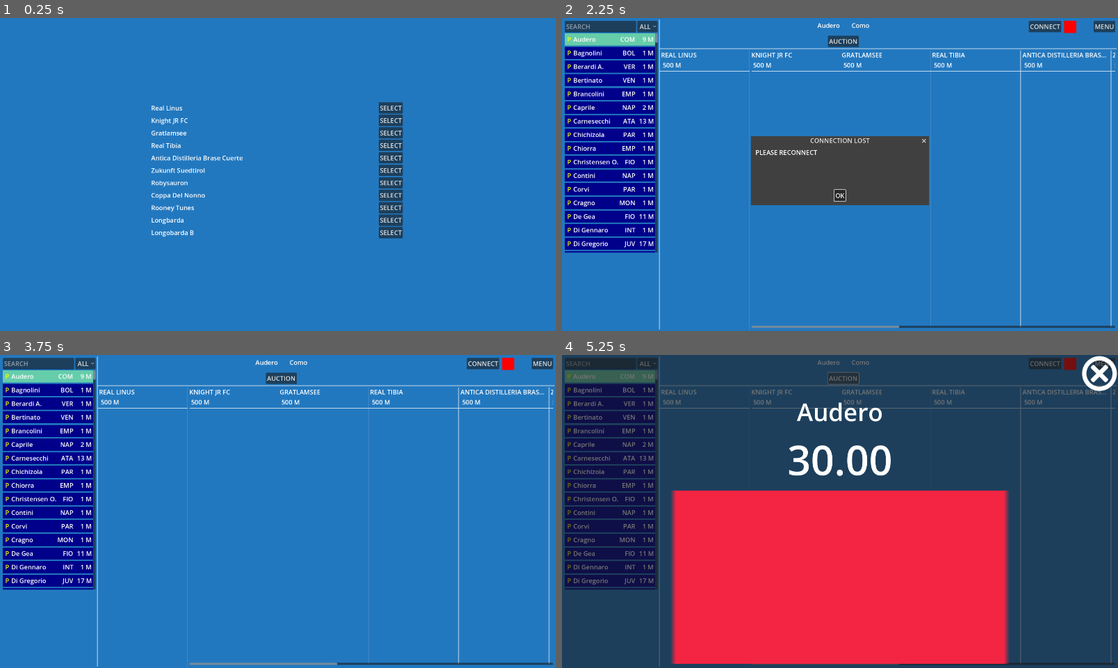
Above: before the commit, frames 1-4 (two rows, left to right).
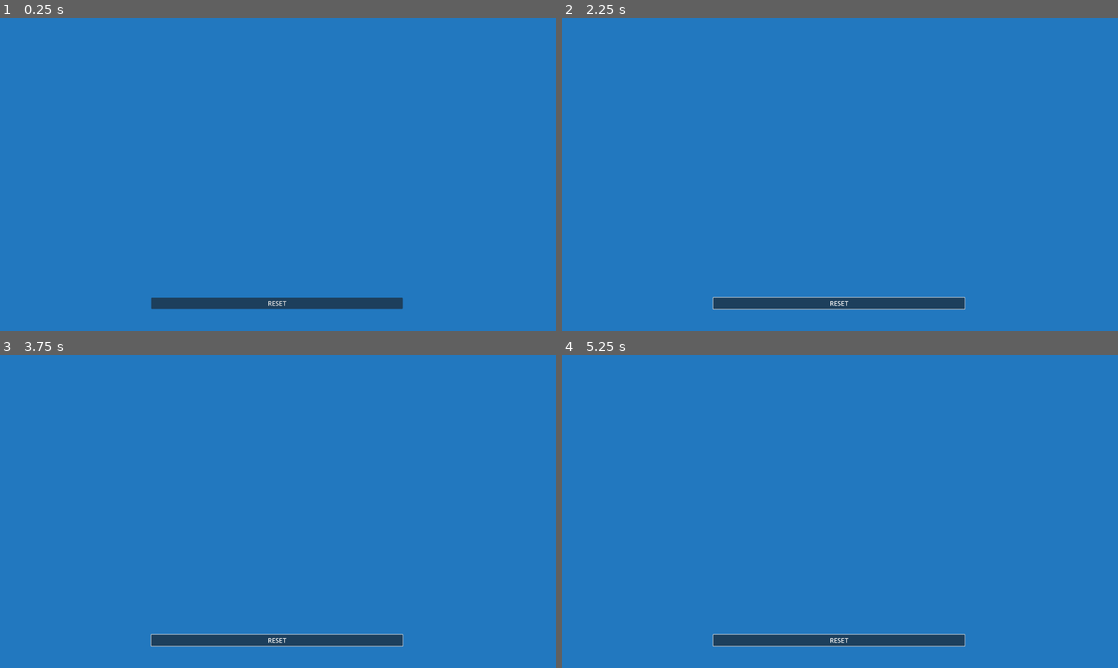
Above: after the commit, the same moments.

Repository: dulvui/condor
Game: Godot game, scene res://src/screens/menu/menu.tscn
Same seed, same stepped clock (60 frames per second), same inputs: the game is played once before the commit and once after it.
Inputs (mouse positions are in pixels of both pictures, inside the frame that each line leads up to):
- Up to frame 1 (0.25 s): no input
- Up to frame 2 (2.25 s): click (840, 302) at 0.5 s, where only the run after the commit has a clickable "RESET"; click (856, 180) at 1.25 s, where only the run after the commit has a clickable "OK"; click (951, 108) at 2 s, where only the run before the commit has a clickable "SELECT"
- Up to frame 3 (3.75 s): click (544, 364) at 2.75 s, where only the run before the commit has a clickable "MENU"; click (278, 533) at 3.5 s, where only the run before the commit has a clickable "OK"
- Up to frame 4 (5.25 s): click (645, 364) at 4.25 s, where only the run before the commit has a clickable "ALL"; click (845, 376) at 5 s, where only the run before the commit has a clickable "AUCTION"

The runs differ from the first frame. In frame 1, 4.2% of the frame differs, in the area x 27-73%, y 26-94%; in frame 2, 24%; in frame 3, 17%; in frame 4, 100%, in the area x 0-100%, y 0-100%.
Error after the commit: Trying to assign an array of type "Array" to a variable of type "Array[Team]". (res://src/config.gd:35)

Commit message:
fetch teams from admin and remove defualt teams

Diff:
--- a/app/src/classes/team.gd
+++ b/app/src/classes/team.gd
@@ -17,7 +17,7 @@
 var budget:int
 
 
-func set_up(name: String, id:int) -> Team:
+func set_up(name: String) -> Team:
 	self.name = name
 	self.id = Config.get_next_team_id()
 	self.budget = Config.BUDGET
--- a/app/src/config.gd
+++ b/app/src/config.gd
@@ -32,7 +32,7 @@
 	is_admin = config.get_value("settings", "is_admin", false)
 	# try saving teams and players as dictionary to save space
 	# construct/deconstruct methods
-	teams = config.get_value("data", "teams", _get_default_teams())
+	teams = config.get_value("data", "teams", [])
 	active_team_id = config.get_value("data", "active_team_id", -1)
 	next_team_id = config.get_value("data", "next_team_id", 0)
 	players = config.get_value("data", "players", _init_players())
@@ -55,7 +55,7 @@
 
 func reset_data() -> void:
 	active_time = 30
-	teams = _get_default_teams()
+	teams = []
 	active_team_id = -1
 	next_team_id = 0
 	players = _init_players()
@@ -139,31 +139,6 @@
 		if team.id == id:
 			return team
 	return
-
-
-func _get_default_teams() -> Array[Team]:
-	var default_teams: Array[Team] = []
-	const team_names = [
-		"Real Linus",
-		"Knight JR FC",
-		"Gratlamsee",
-		"Real Tibia",
-		"Antica Distilleria Brase Cuerte",
-		"Zukunft Suedtirol",
-		"Robysauron",
-		"Coppa Del Nonno",
-		"Rooney Tunes",
-		"Longbarda",
-		"Longobarda B",
-	]
-
-	var id: int = 0
-	for team_name in team_names:
-		var team: Team = Team.new()
-		default_teams.append(team.set_up(team_name, id))
-		id += 1
-
-	return default_teams
 
 
 func delete_team(team: Team) -> void:
--- a/app/src/screens/menu/menu.gd
+++ b/app/src/screens/menu/menu.gd
@@ -6,12 +6,14 @@
 
 @onready var admin_section: VBoxContainer = $VBoxContainer/AdminSection
 @onready var reset_dialog: ConfirmationDialog = $ResetDialog
+@onready var teams: VBoxContainer = $VBoxContainer/Teams
 
 
 func _ready() -> void:
 	admin_section.visible = Config.is_admin
 	# always close server connection in menu
-	Client.close()
+	Client.connect_to_server()
+	Client.get_teams.connect(func() -> void: teams.update_list())
 
 
 func _on_export_pressed() -> void:
@@ -47,9 +49,11 @@
 
 func _on_reset_dialog_confirmed() -> void:
 	Config.reset_data()
+	Client.send(Client.get_teams.get_name())
 	admin_section.visible = Config.is_admin
 
 
 func _on_admin_button_pressed() -> void:
 	Config.is_admin = not Config.is_admin
 	admin_section.visible = Config.is_admin
+	teams.update_list()
--- a/app/src/screens/menu/menu.tscn
+++ b/app/src/screens/menu/menu.tscn
@@ -39,6 +39,10 @@
 layout_mode = 2
 size_flags_vertical = 3
 
+[node name="Reset" type="Button" parent="VBoxContainer"]
+layout_mode = 2
+text = "RESET"
+
 [node name="AdminSection" type="VBoxContainer" parent="VBoxContainer"]
 visible = false
 layout_mode = 2
@@ -54,10 +58,6 @@
 [node name="Export" type="Button" parent="VBoxContainer/AdminSection"]
 layout_mode = 2
 text = "EXPORT"
-
-[node name="Reset" type="Button" parent="VBoxContainer/AdminSection"]
-layout_mode = 2
-text = "RESET"
 
 [node name="Homepage" type="LinkButton" parent="."]
 visible = false
@@ -95,7 +95,7 @@
 size = Vector2i(200, 102)
 dialog_text = "DELETE ALL DATA?"
 
+[connection signal="pressed" from="VBoxContainer/Reset" to="." method="_on_reset_pressed"]
 [connection signal="pressed" from="VBoxContainer/AdminSection/Export" to="." method="_on_export_pressed"]
-[connection signal="pressed" from="VBoxContainer/AdminSection/Reset" to="." method="_on_reset_pressed"]
 [connection signal="pressed" from="AdminButton" to="." method="_on_admin_button_pressed"]
 [connection signal="confirmed" from="ResetDialog" to="." method="_on_reset_dialog_confirmed"]
--- a/app/src/screens/teams/teams.gd
+++ b/app/src/screens/teams/teams.gd
@@ -17,27 +17,27 @@
 	add_player.visible = Config.is_admin
 
 
+func update_list() -> void:
+	for team_box in team_list.get_children():
+		team_box.queue_free()
+
+	for team in Config.teams:
+		_add_team(team)
+
+
 func _add_team(team: Team):
 	var team_box: TeamBox = TeamBox.instantiate()
 	team_list.add_child(team_box)
 	team_box.set_up(team)
-	team_box.deleted.connect(_update_list)
+	team_box.deleted.connect(update_list)
 	Config.save_all_data()
 
 
 func _create_team(team_name: String) -> Team:
 	var team: Team = Team.new()
 	# todo use global incremetnal id
-	team.set_up(team_name, 0)
+	team.set_up(team_name)
 	return team
-
-
-func _update_list() -> void:
-	for team_box in team_list.get_children():
-		team_box.queue_free()
-
-	for team in Config.teams:
-		_add_team(team)
 
 
 func _on_add_pressed() -> void:
@@ -50,4 +50,4 @@
 	_add_team(team)
 
 	name_edit.text = ""
-	_update_list()
+	update_list()
--- a/app/src/websocket/client/client.gd
+++ b/app/src/websocket/client/client.gd
@@ -23,11 +23,13 @@
 signal player_previous()
 signal player_active(player_id: int)
 
+signal get_teams()
+
 signal reconnect()
 
 
 #const HOST: String = "ws://localhost:8000/"
-const HOST: String = "ws://simondalvai.org:8000/"
+const HOST: String = "wss://playground.h11s.org/ws/"
 const DATA_DELIMETER: String = ";"
 const ID_DELIMETER: String = "|"
 
@@ -114,7 +116,7 @@
 		message_id = int(id_message_parts[0])
 
 	# skip replay message, if not necessary
-	if not Config.is_admin and message_id <= Config.player_messages.size():
+	if not Config.is_admin and "player" in message  and message_id <= Config.player_messages.size():
 		print("skip player message with id " + str(message_id))
 		return
 
@@ -171,5 +173,25 @@
 				print("replay messages id " + str(message_id))
 				for missing_message in missing_messages:
 					Client.send(missing_message, false)
-
+	elif get_teams.get_name() in message:
+		if Config.is_admin:
+			print("Sending teams...")
+			var teams_message: String =  Client.get_teams.get_name()
+			for team: Team in Config.teams:
+				teams_message += Client.DATA_DELIMETER + team.name
+			Client.send(teams_message)
+		else:
+			print("Receving teams...")
+			var team_names: PackedStringArray = message.split(DATA_DELIMETER)
+			if team_names.size() > 1:
+				team_names.remove_at(0) # remove signal name
+				Config.teams = []
+				for team_name: String in team_names:
+					var team: Team = Team.new()
+					print(team_name)
+					team.set_up(team_name)
+					Config.teams.append(team)
+				get_teams.emit()
+			else:
+				print("No teams...")
 	print(message)
